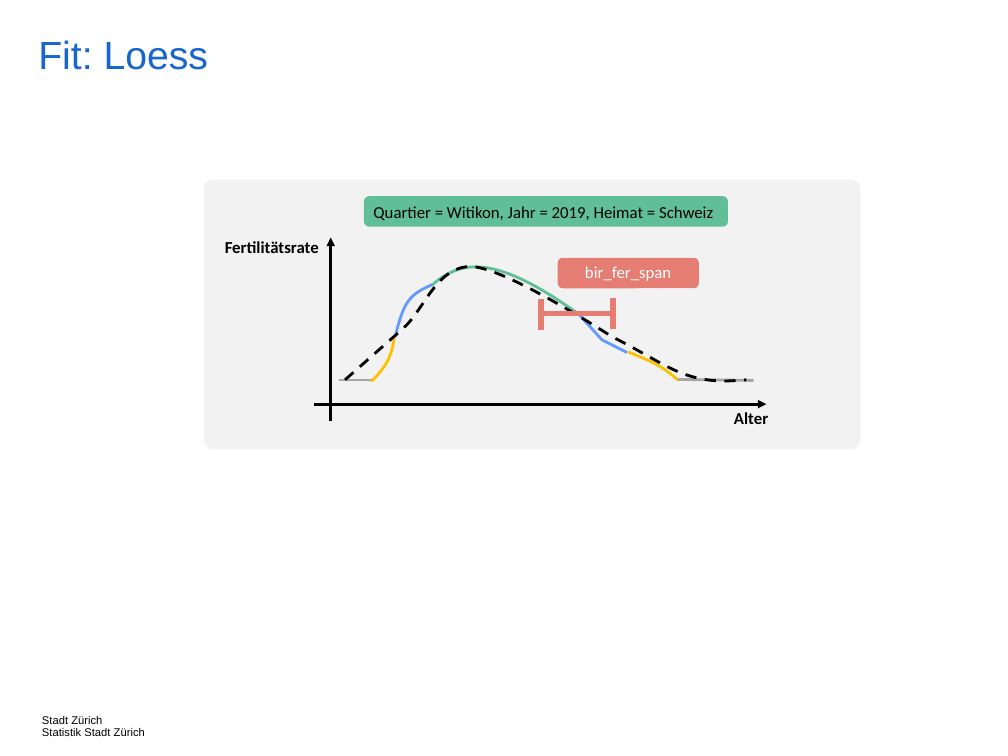
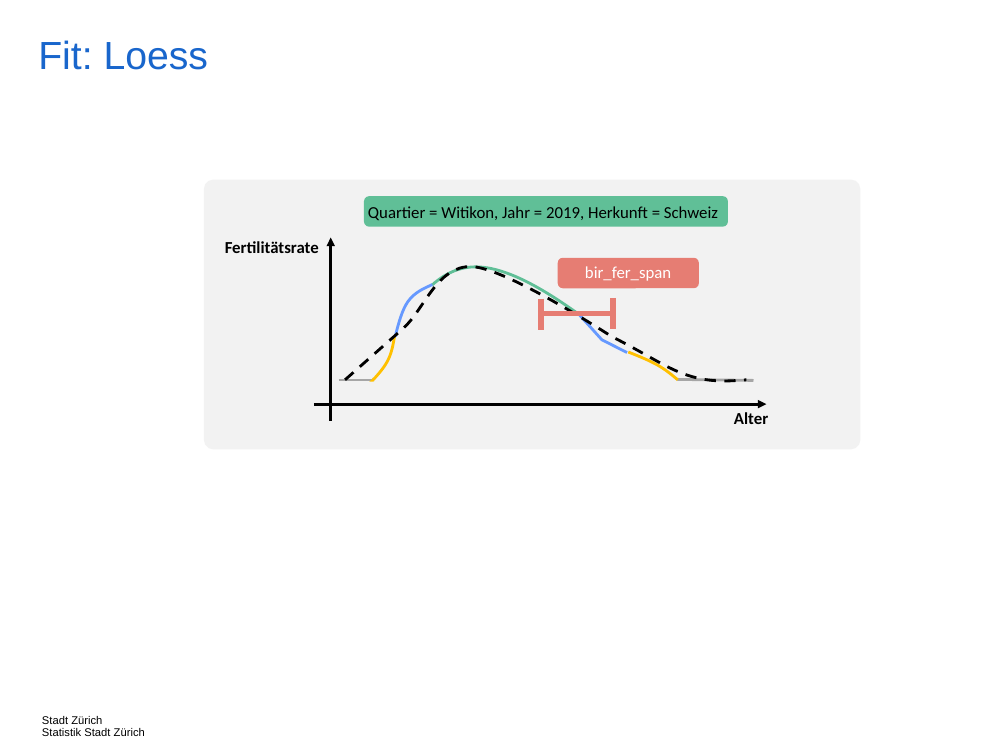
Before and after one commit to StatistikStadtZuerich/BevSzen, a slide deck: slide 5 of 2020phase2/5_Documentation/Concepts.pptx. Drawn at 1008x756 pixels with LibreOffice and Linux fonts; fonts in the diff are those of the drawing. Boxes give left, top, right and bottom in pixels: in the first picture for what was removed or moved away, otherwise in the second. Text is boxed around its words. In the diff, an @@ line names an element or a change of style, - is before the commit and + after.

```diff
--- a/2020phase2/5_Documentation/Concepts.pptx
+++ b/2020phase2/5_Documentation/Concepts.pptx
@@ text at [368, 206, 718, 221]: text changed @@
-Quartier = Witikon, Jahr = 2019, Heimat = Schweiz
+Quartier = Witikon, Jahr = 2019, Herkunft = Schweiz
```
Also in this commit, not shown: 3 other slides changed, 2 other files.
